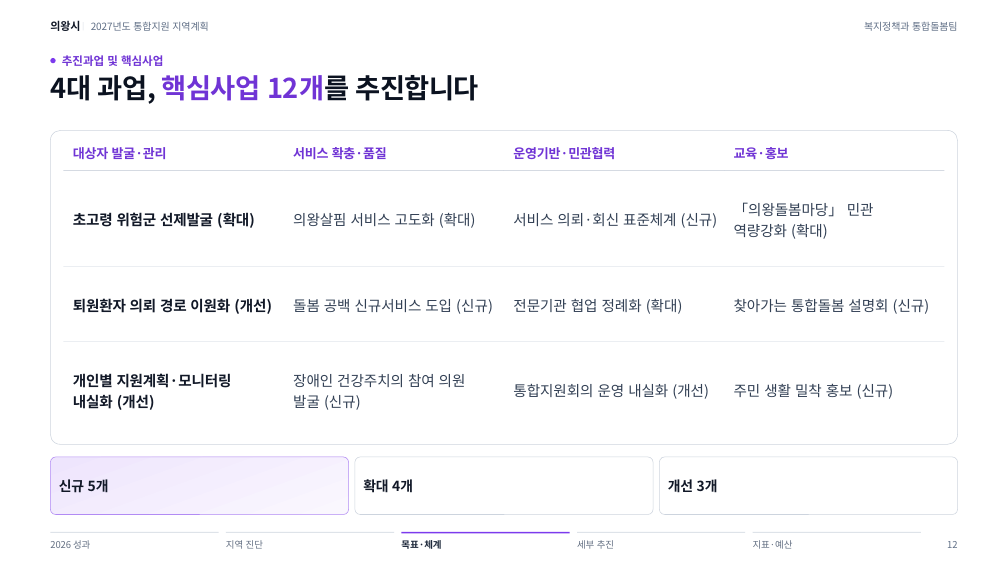
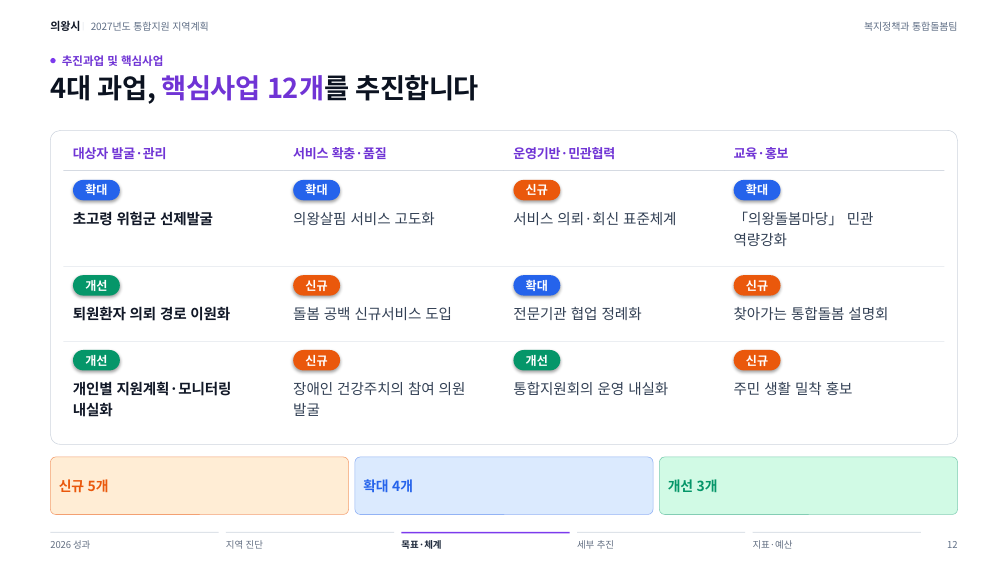
Before and after one commit to skys0430-creator/ssosso0430, a slide deck: slide 12 of docs/uiwang-2027-plan/files/2027_지역계획_협의체심의_발표자료_수정.pptx. Drawn at 1008x567 pixels with LibreOffice and Linux fonts; fonts in the diff are those of the drawing; background and template pictures are left out. Boxes give left, top, right and bottom in pixels: in the first picture for what was removed or moved away, otherwise in the second. Text is boxed around its words. In the diff, an @@ line names an element or a change of style, - is before the commit and + after.

```diff
--- a/docs/uiwang-2027-plan/files/2027_지역계획_협의체심의_발표자료_수정.pptx
+++ b/docs/uiwang-2027-plan/files/2027_지역계획_협의체심의_발표자료_수정.pptx
@@ rounded rectangle added at [73,180,120,200], fill #2563EB, 11.5 pt, text #FFFFFF, bold @@
+확대
@@ rounded rectangle added at [293,180,340,200], fill #2563EB, 11.5 pt, text #FFFFFF, bold @@
+확대
@@ rounded rectangle added at [513,180,560,200], fill #EA580C, 11.5 pt, text #FFFFFF, bold @@
+신규
@@ rounded rectangle added at [734,180,780,200], fill #2563EB, 11.5 pt, text #FFFFFF, bold @@
+확대
@@ text at [73,211,213,226]: text changed @@
-초고령 위험군 선제발굴 (확대)
+초고령 위험군 선제발굴
@@ text at [293,212,435,225]: text changed @@
-의왕살핌 서비스 고도화 (확대)
+의왕살핌 서비스 고도화
@@ text at [513,212,676,225]: text changed @@
-서비스 의뢰·회신 표준체계 (신규)
+서비스 의뢰·회신 표준체계
@@ text at [734,211,874,246]: text changed @@
-「의왕돌봄마당」 민관
-역량강화 (확대)
+「의왕돌봄마당」 민관
+역량강화
@@ rounded rectangle added at [73,275,120,296], fill #059669, 11.5 pt, text #FFFFFF, bold @@
+개선
@@ rounded rectangle added at [293,275,340,296], fill #EA580C, 11.5 pt, text #FFFFFF, bold @@
+신규
@@ rounded rectangle added at [513,275,560,296], fill #2563EB, 11.5 pt, text #FFFFFF, bold @@
+확대
@@ rounded rectangle added at [734,275,780,296], fill #EA580C, 11.5 pt, text #FFFFFF, bold @@
+신규
@@ text at [73,306,230,321]: text changed @@
-퇴원환자 의뢰 경로 이원화 (개선)
+퇴원환자 의뢰 경로 이원화
@@ text at [293,307,452,320]: text changed @@
-돌봄 공백 신규서비스 도입 (신규)
+돌봄 공백 신규서비스 도입
@@ text at [513,307,642,320]: text changed @@
-전문기관 협업 정례화 (확대)
+전문기관 협업 정례화
@@ text at [734,307,888,320]: text changed @@
-찾아가는 통합돌봄 설명회 (신규)
+찾아가는 통합돌봄 설명회
@@ rounded rectangle added at [73,350,120,371], fill #059669, 11.5 pt, text #FFFFFF, bold @@
+개선
@@ rounded rectangle added at [293,350,340,371], fill #EA580C, 11.5 pt, text #FFFFFF, bold @@
+신규
@@ rounded rectangle added at [513,350,560,371], fill #059669, 11.5 pt, text #FFFFFF, bold @@
+개선
@@ rounded rectangle added at [734,350,780,371], fill #EA580C, 11.5 pt, text #FFFFFF, bold @@
+신규
@@ text at [73,381,232,417]: text changed @@
-개인별 지원계획·모니터링
-내실화 (개선)
+개인별 지원계획·모니터링
+내실화
@@ text at [293,382,466,416]: text changed @@
-장애인 건강주치의 참여 의원
-발굴 (신규)
+장애인 건강주치의 참여 의원
+발굴
@@ text at [513,382,668,395]: text changed @@
-통합지원회의 운영 내실화 (개선)
+통합지원회의 운영 내실화
@@ text at [734,381,853,395]: text changed @@
-주민 생활 밀착 홍보 (신규)
+주민 생활 밀착 홍보
@@ rounded rectangle at [51,457,349,514]: fill gradient #EEE5FD to #FAF7FE to #FFEDD5; outline #7C3AED 0.5 pt to #EA580C 0.5 pt @@
@@ text "신규 5개" at [59,479,109,493]: text colour #111827 to #EA580C @@
@@ rounded rectangle at [355,457,653,514]: fill #FFFFFF to #DBEAFE; outline #94A3B8 0.5 pt to #2563EB 0.5 pt @@
@@ text "확대 4개" at [363,479,413,492]: text colour #111827 to #2563EB @@
@@ rounded rectangle at [659,457,957,514]: fill #FFFFFF to #D1FAE5; outline #94A3B8 0.5 pt to #059669 0.5 pt @@
@@ text "개선 3개" at [668,479,718,493]: text colour #111827 to #059669 @@
```
Also in this commit, not shown: 2 other files.
